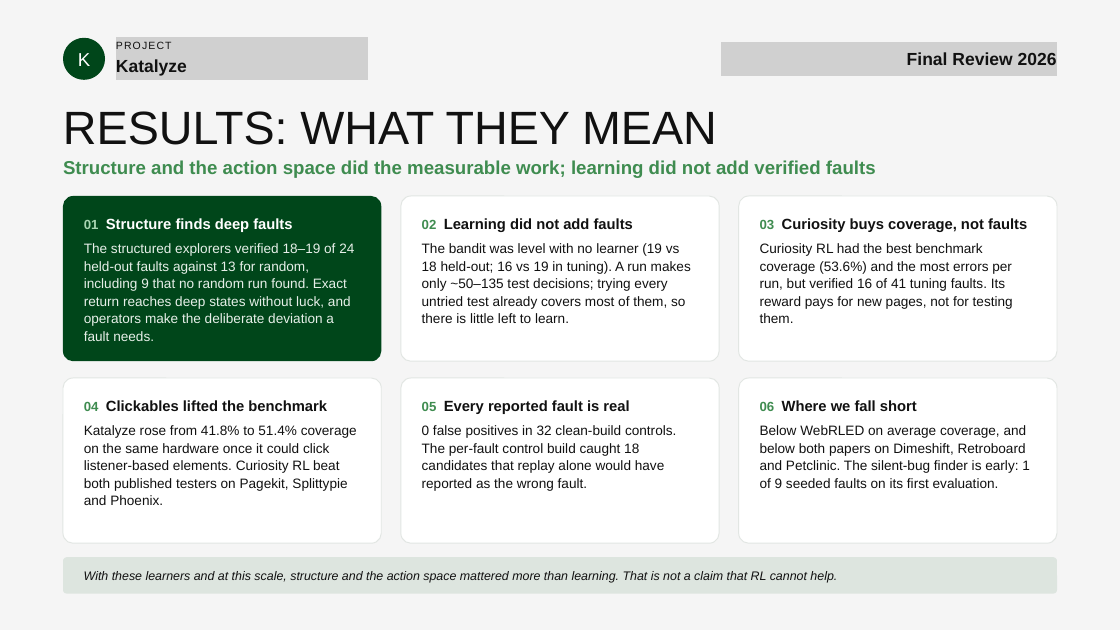
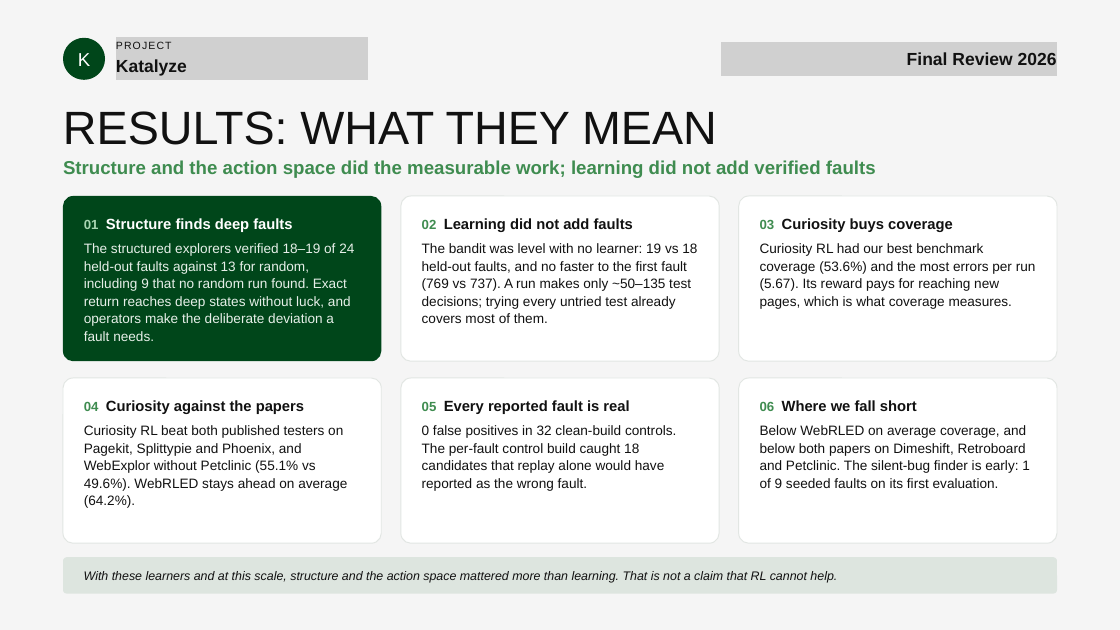
Before and after one commit to Rustlogan2k/Autonomous-web-testing-agent, a slide deck: slide 19 of Katalyze_Final_Review.pptx. Drawn at 1120x630 pixels with LibreOffice and Linux fonts; fonts in the diff are those of the drawing; grey boxes stand for pictures. Boxes give left, top, right and bottom in pixels: in the first picture for what was removed or moved away, otherwise in the second. Text is boxed around its words. In the diff, an @@ line names an element or a change of style, - is before the commit and + after.

```diff
--- a/Katalyze_Final_Review.pptx
+++ b/Katalyze_Final_Review.pptx
@@ text in rounded rectangle at [760,218,1036,309]: text changed @@
-03 Curiosity buys coverage, not faults
-Curiosity RL had the best benchmark coverage (53.6%) and the most errors per run, but verified 16 of 41 tuning faults. Its reward pays for new pages, not for testing them.
+03 Curiosity buys coverage
+Curiosity RL had our best benchmark coverage (53.6%) and the most errors per run (5.67). Its reward pays for reaching new pages, which is what coverage measures.
@@ text in rounded rectangle at [422,243,697,323]: text changed @@
-The bandit was level with no learner (19 vs 18 held-out; 16 vs 19 in tuning). A run makes only ~50–135 test decisions; trying every untried test already covers most of them, so there is little left to learn.
+The bandit was level with no learner: 19 vs 18 held-out faults, and no faster to the first fault (769 vs 737). A run makes only ~50–135 test decisions; trying every untried test already covers most of them.
@@ text in rounded rectangle at [84,400,347,508]: text changed @@
-04 Clickables lifted the benchmark
-Katalyze rose from 41.8% to 51.4% coverage on the same hardware once it could click listener-based elements. Curiosity RL beat both published testers on Pagekit, Splittypie and Phoenix.
+04 Curiosity against the papers
+Curiosity RL beat both published testers on Pagekit, Splittypie and Phoenix, and WebExplor without Petclinic (55.1% vs 49.6%). WebRLED stays ahead on average (64.2%).
```
Also in this commit, not shown: 2 other slides changed.
